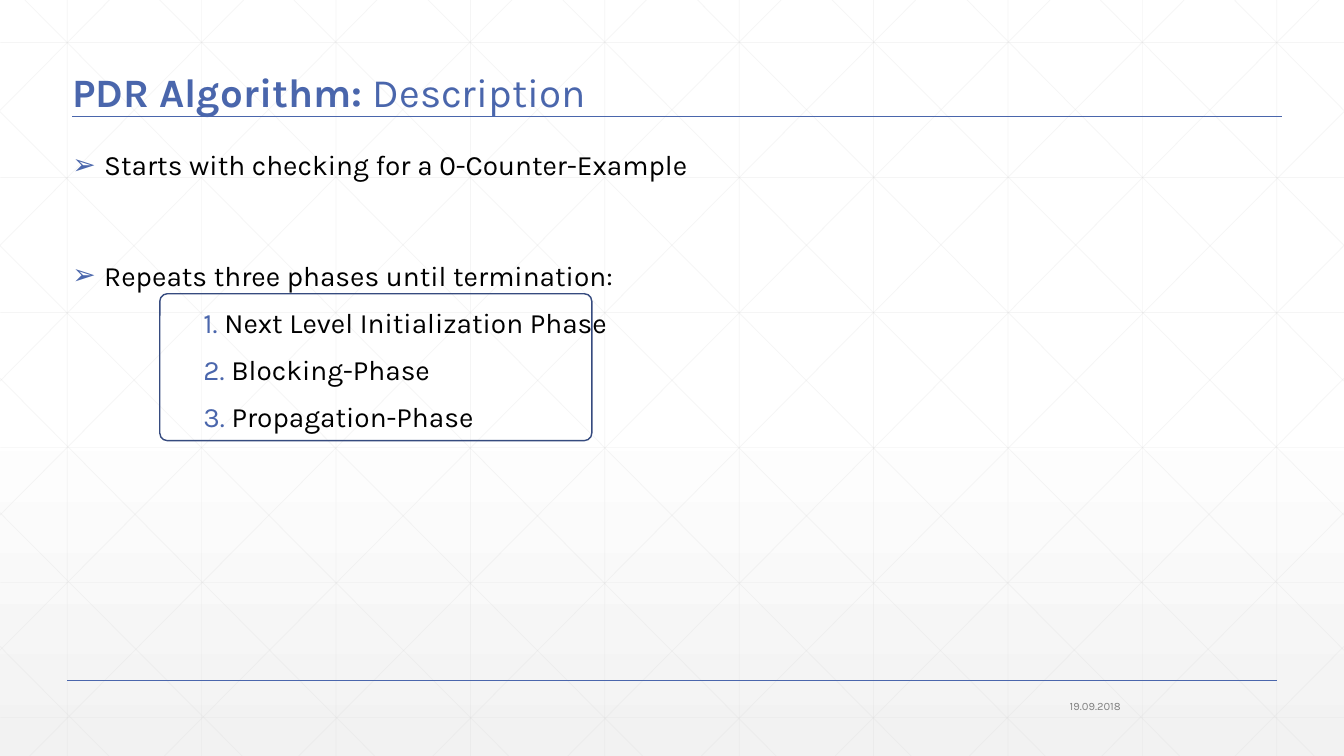
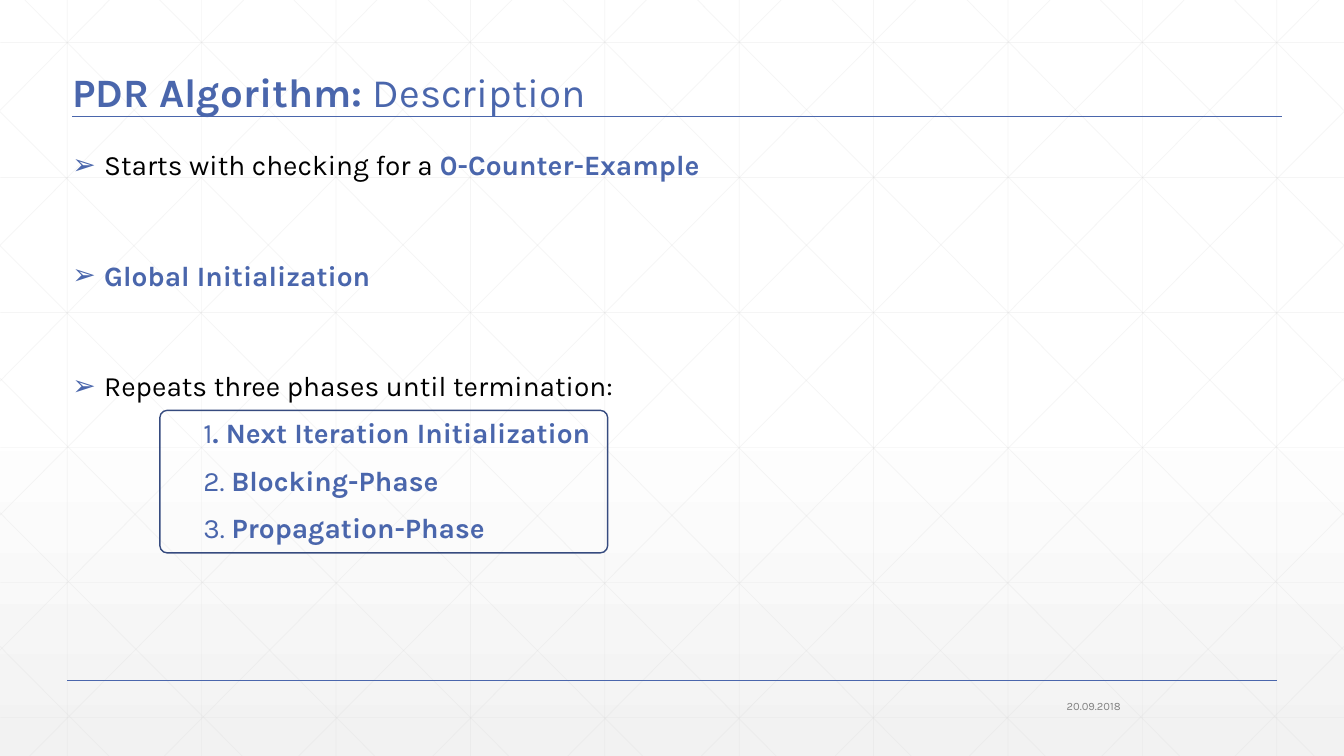
Before and after one commit to JonasWerner/BachelorThesis, a slide deck: slide 11 of Presentation/pdr_presentation_v2.pptx (slide 10 before the commit). Drawn at 1344x756 pixels with LibreOffice and Linux fonts; fonts in the diff are those of the drawing. Boxes give left, top, right and bottom in pixels: in the first picture for what was removed or moved away, otherwise in the second. Text is boxed around its words. In the diff, an @@ line names an element or a change of style, - is before the commit and + after.

```diff
--- a/Presentation/pdr_presentation_v2.pptx
+++ b/Presentation/pdr_presentation_v2.pptx
@@ text at (104,155,700,545): text colour #000000 to #4A66AC, bold on in "0-Counter-Example", "Blocking-Phase", "Propagation-Phase" @@
@@ text at (104,266,370,287): paragraph added @@
+➢ Global Initialization
@@ rounded rectangle: place and size @@
-rounded rectangle at (160,293,593,441)
+rounded rectangle at (160,410,608,553)
@@ text at (203,423,590,444): text changed; text colour #000000 to #4A66AC; bold on @@
-  1. Next Level Initialization Phase
+  1. Next Iteration Initialization
@@ text at (1067,703,1121,710): text changed @@
-19.09.2018
+20.09.2018
```
Also in this commit, not shown: 71 other slides changed, 9 slides added, 1 slide removed, 1 other file.
